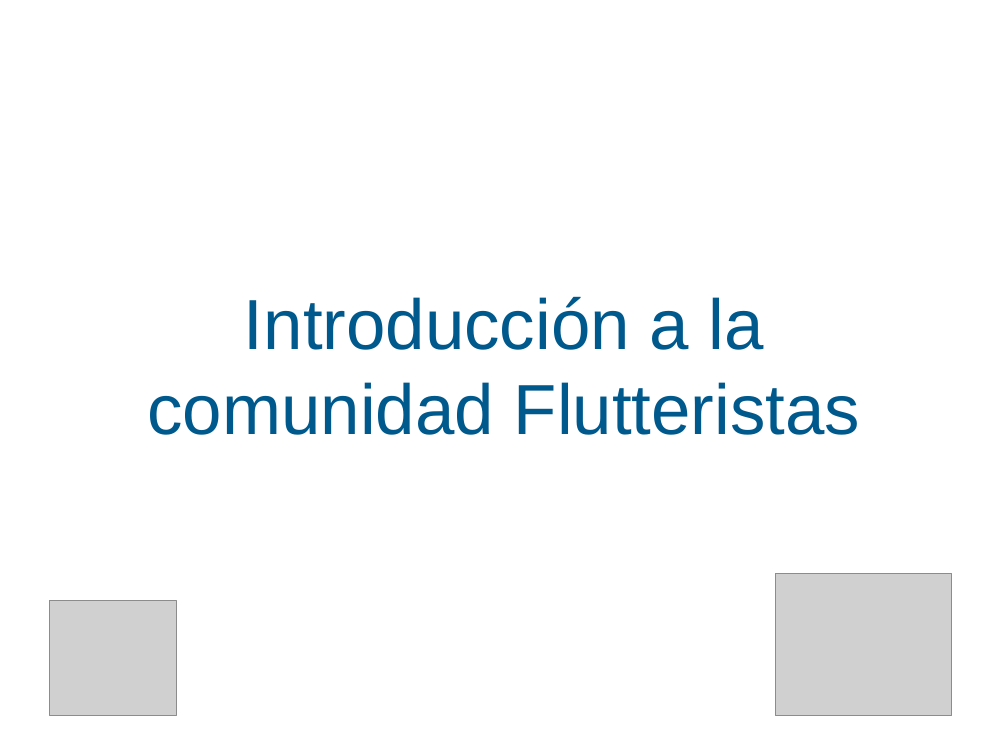
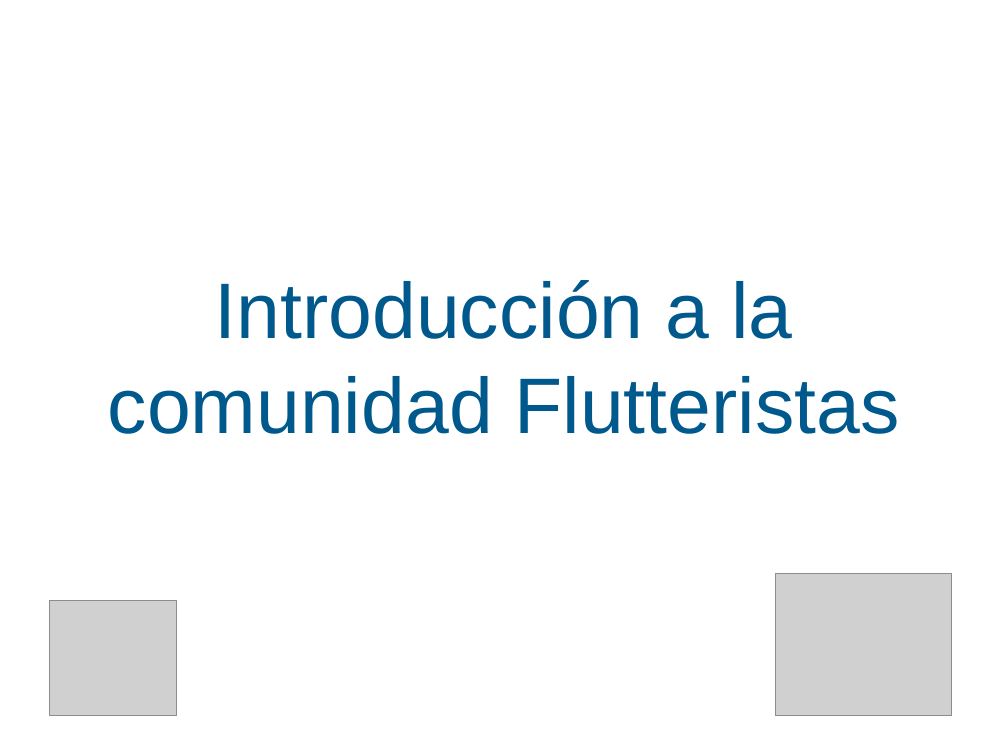
Before and after one commit to TheFlutteristas/presentations, a slide deck: slide 7 of Introduction_to_Flutteristas.pptx. Drawn at 1008x756 pixels with LibreOffice and Linux fonts; fonts in the diff are those of the drawing; grey boxes stand for pictures. Boxes give left, top, right and bottom in pixels: in the first picture for what was removed or moved away, otherwise in the second. Text is boxed around its words. In the diff, an @@ line names an element or a change of style, - is before the commit and + after.

```diff
--- a/Introduction_to_Flutteristas.pptx
+++ b/Introduction_to_Flutteristas.pptx
@@ title "Introducción a la comunidad Flutteristas" at [108,280,900,434]: size 72 to 80 pt @@
```
Also in this commit, not shown: 5 other slides changed, 1 other file.
